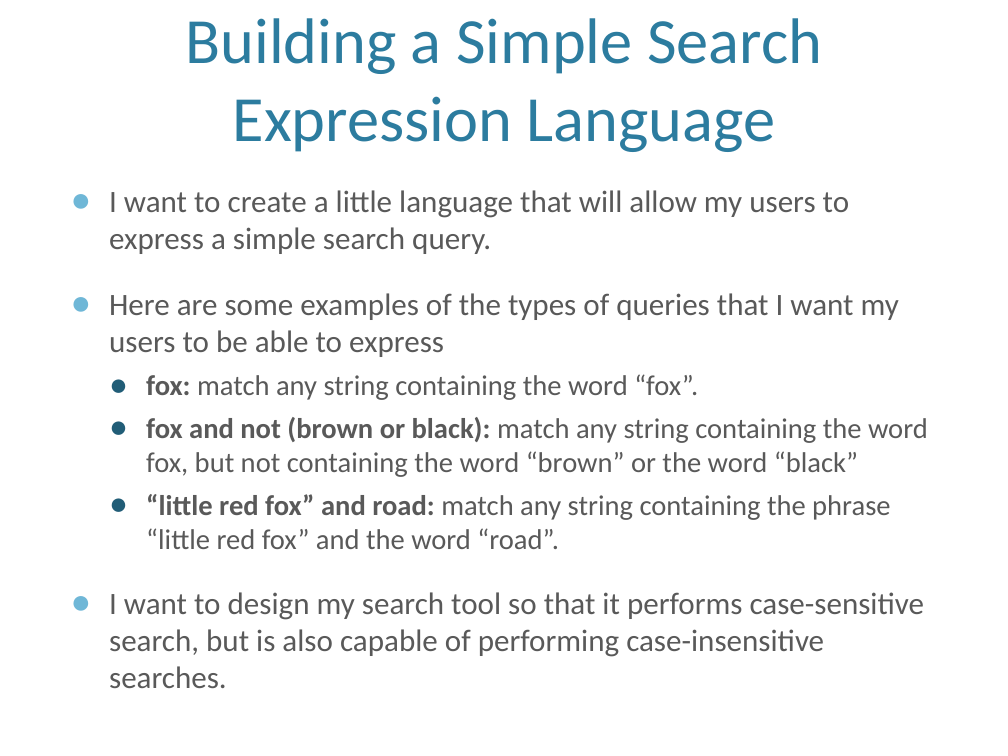
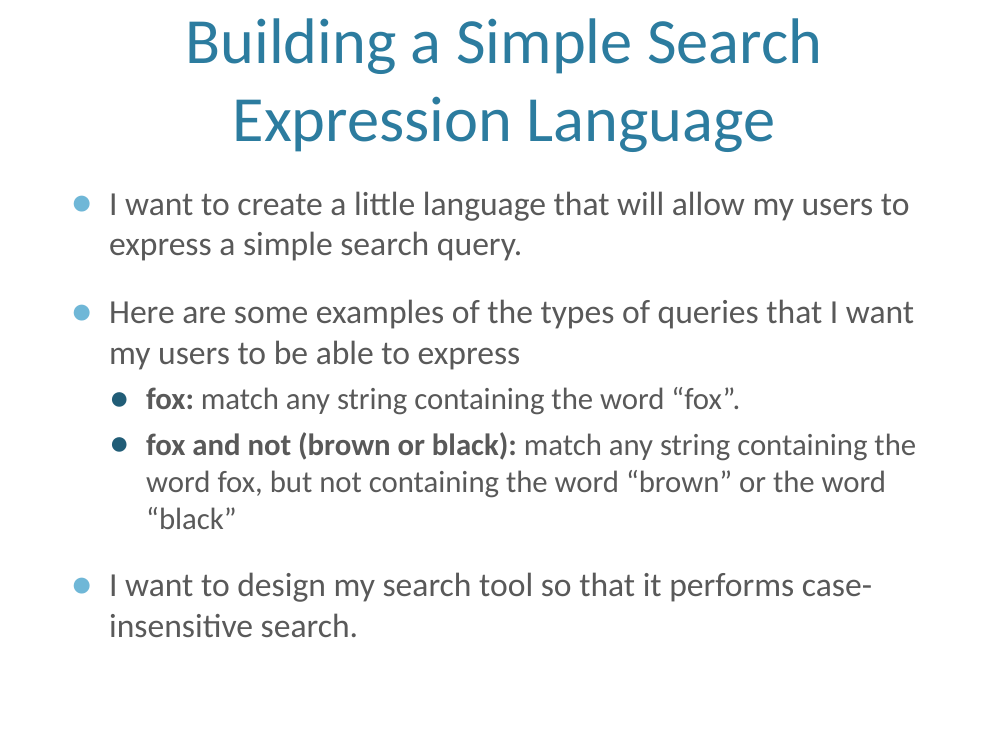
Before and after one commit to cpdevoto/design-patterns, a slide deck: slide 2 of string-search/little-language.pptx. Drawn at 1008x756 pixels with LibreOffice and Linux fonts; fonts in the diff are those of the drawing; background and template pictures are left out. Boxes give left, top, right and bottom in pixels: in the first picture for what was removed or moved away, otherwise in the second. Text is boxed around its words. In the diff, an @@ line names an element or a change of style, - is before the commit and + after.

Commit message:
string-search little language

```diff
--- a/string-search/little-language.pptx
+++ b/string-search/little-language.pptx
@@ text at <box>109,191,916,529</box>: size 22.2 to 24 pt in "I want to create a little language ...", "Here are some examples of the types ..."; size 20.4 to 22 pt in "fox: match any string containing the word ...", "fox and not (brown or black): match ..." @@
@@ text at <box>109,572,872,637</box>: text changed; size 22.2 to 24 pt @@
-  ● “little red fox” and road: match any string containing the phrase “little red fox” and the word “road”.
-● I want to design my search tool so that it performs case-sensitive search, but is also capable of performing case-insensitive searches.
+● I want to design my search tool so that it performs case-insensitive search.
```
Also in this commit, not shown: 4 other slides changed, 1 other file.
